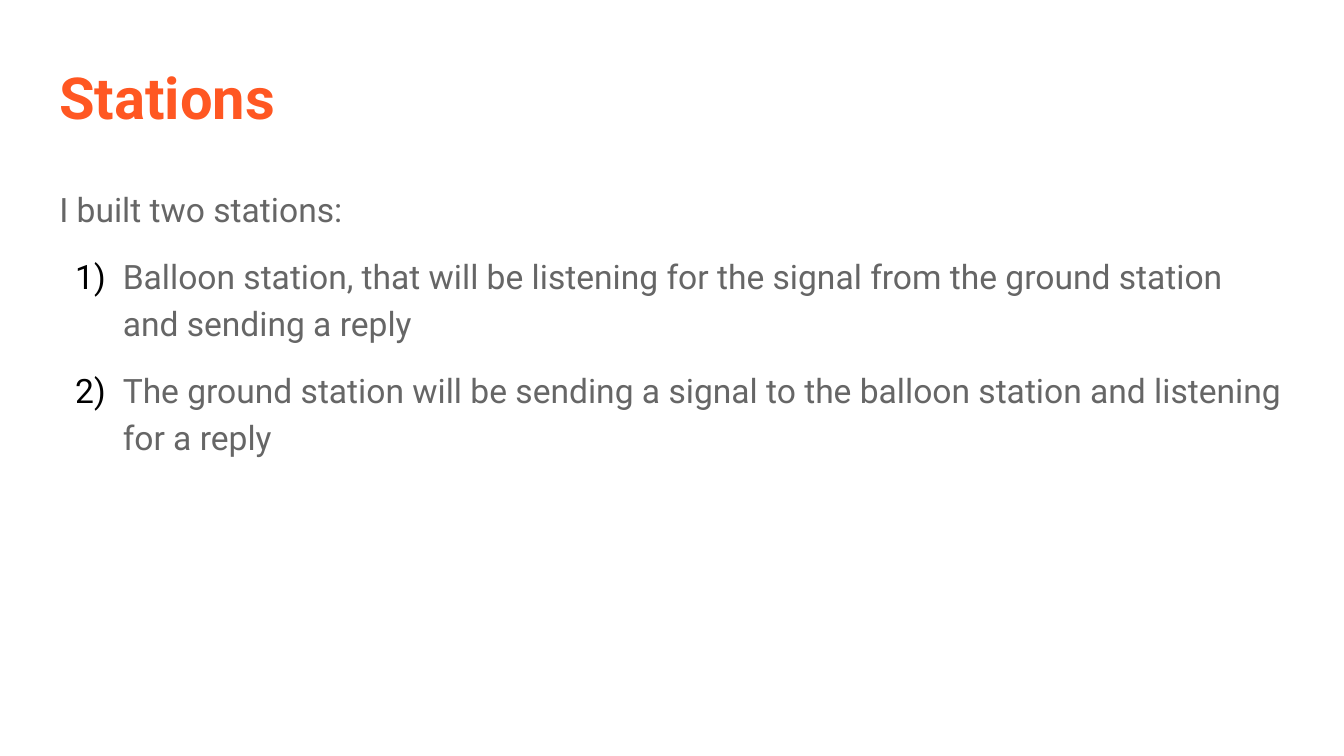
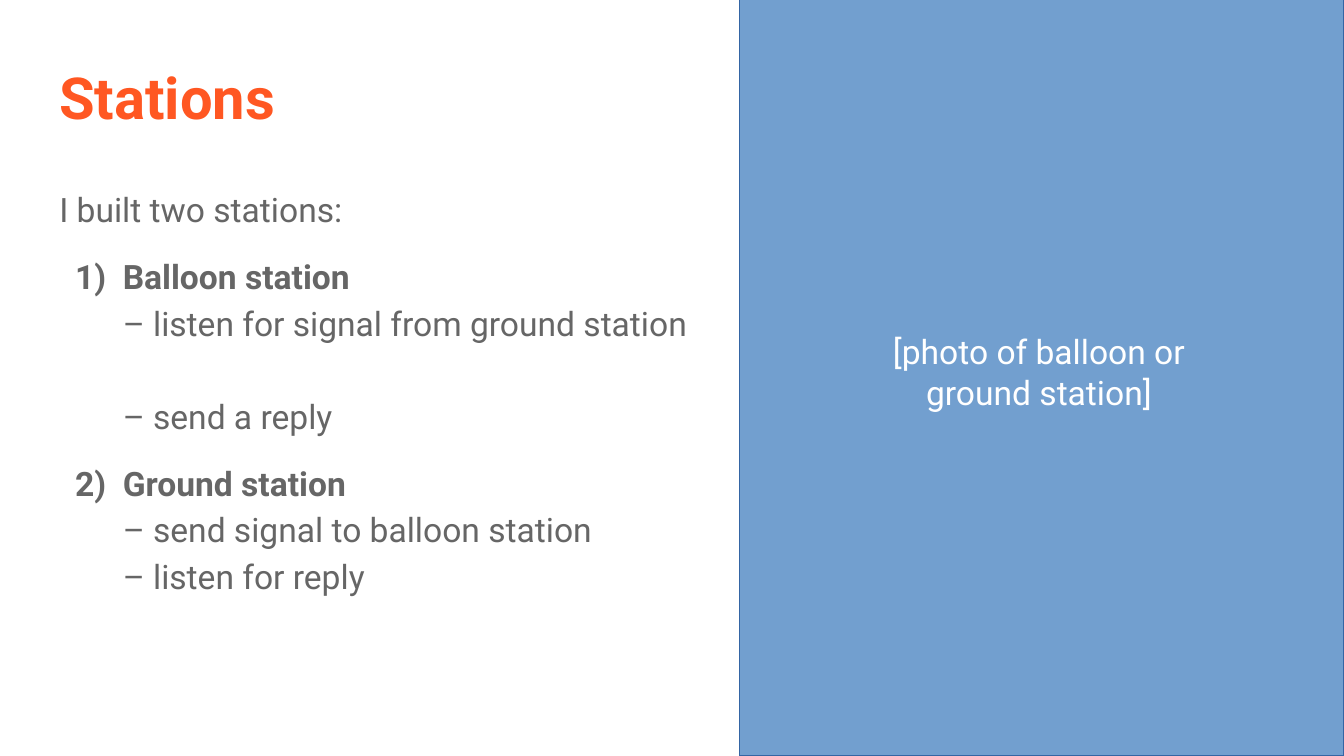
Before and after one commit to stratoscience25/arduino-workshop-logan, a slide deck: slide 6 of Ham xposition presentation/LoganCaramanna_Presentation.odp. Drawn at 1344x756 pixels with LibreOffice and Linux fonts; fonts in the diff are those of the drawing. Boxes give left, top, right and bottom in pixels: in the first picture for what was removed or moved away, otherwise in the second. Text is boxed around its words. In the diff, an @@ line names an element or a change of style, - is before the commit and + after.

```diff
--- a/Ham xposition presentation/LoganCaramanna_Presentation.odp
+++ b/Ham xposition presentation/LoganCaramanna_Presentation.odp
@@ rectangle added at <box>739,0,1344,756</box>, fill #729FCF, outline #3465A4 0 pt @@
@@ text at <box>123,264,686,596</box>: text changed @@
-1) Balloon station, that will be listening for the signal from the ground station and sending a reply
-2) The ground station will be sending a signal to the balloon station and listening for a reply
+1) Balloon station
+   – listen for signal from ground station
+   – send a reply
+2) Ground station
+   – send signal to balloon station
+   – listen for reply
@@ text added at <box>893,336,1185,412</box>, 18 pt, text #FFFFFF @@
+[photo of balloon or ground station]
```
Also in this commit, not shown: 9 other slides changed, 2 slides added, 2 slides removed, 14 other files.
